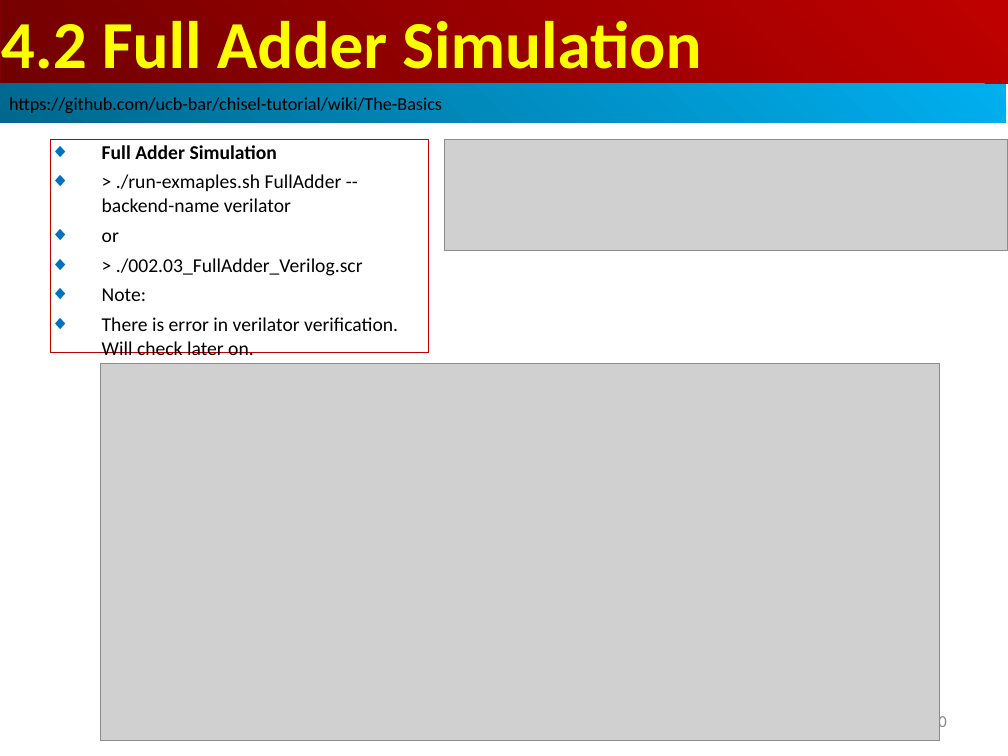
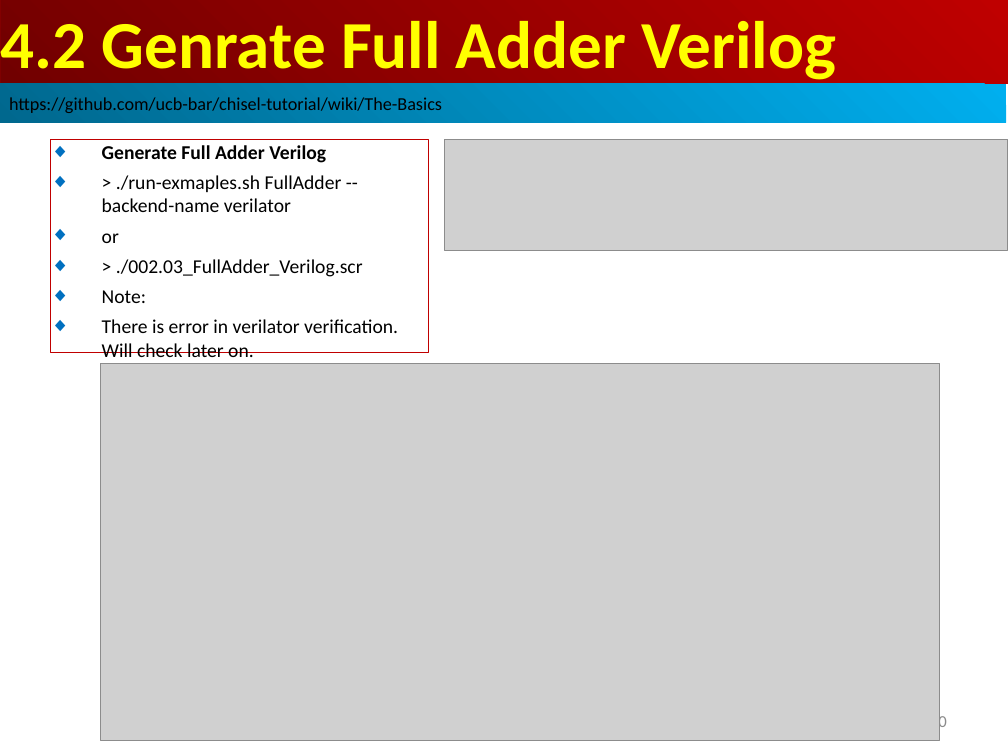
Before and after one commit to peterhchen/AIU_CS800_Chisel, a slide deck: slide 10 of 700_Chisel_Tut/004_FullAdder/000_Video/004_FullAdder.ppt. Drawn at 1008x756 pixels with LibreOffice and Linux fonts; fonts in the diff are those of the drawing; grey boxes stand for pictures. Boxes give left, top, right and bottom in pixels: in the first picture for what was removed or moved away, otherwise in the second. Text is boxed around its words. In the diff, an @@ line names an element or a change of style, - is before the commit and + after.

```diff
--- a/700_Chisel_Tut/004_FullAdder/000_Video/004_FullAdder.ppt
+++ b/700_Chisel_Tut/004_FullAdder/000_Video/004_FullAdder.ppt
@@ text in rectangle at (1, 21, 836, 85): text changed @@
-4.2 Full Adder Simulation
+4.2 Genrate Full Adder Verilog
@@ text in rectangle at (102, 145, 326, 163): text changed @@
-◆ Full Adder Simulation
+◆ Generate Full Adder Verilog
```
